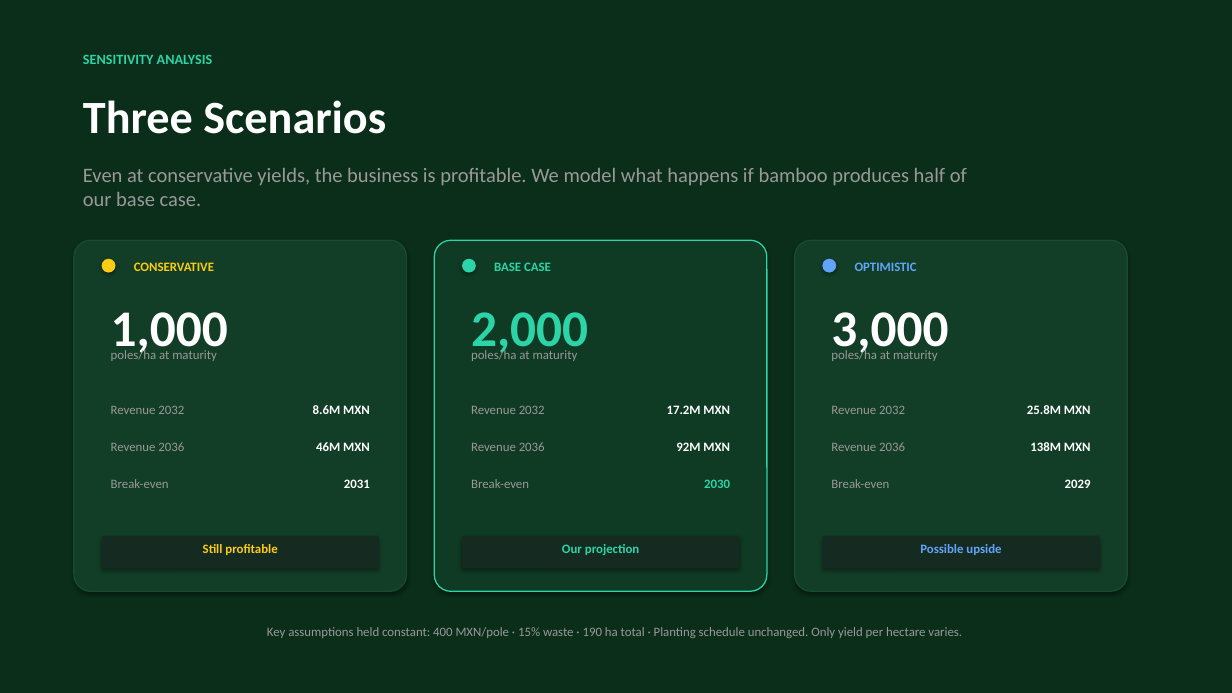
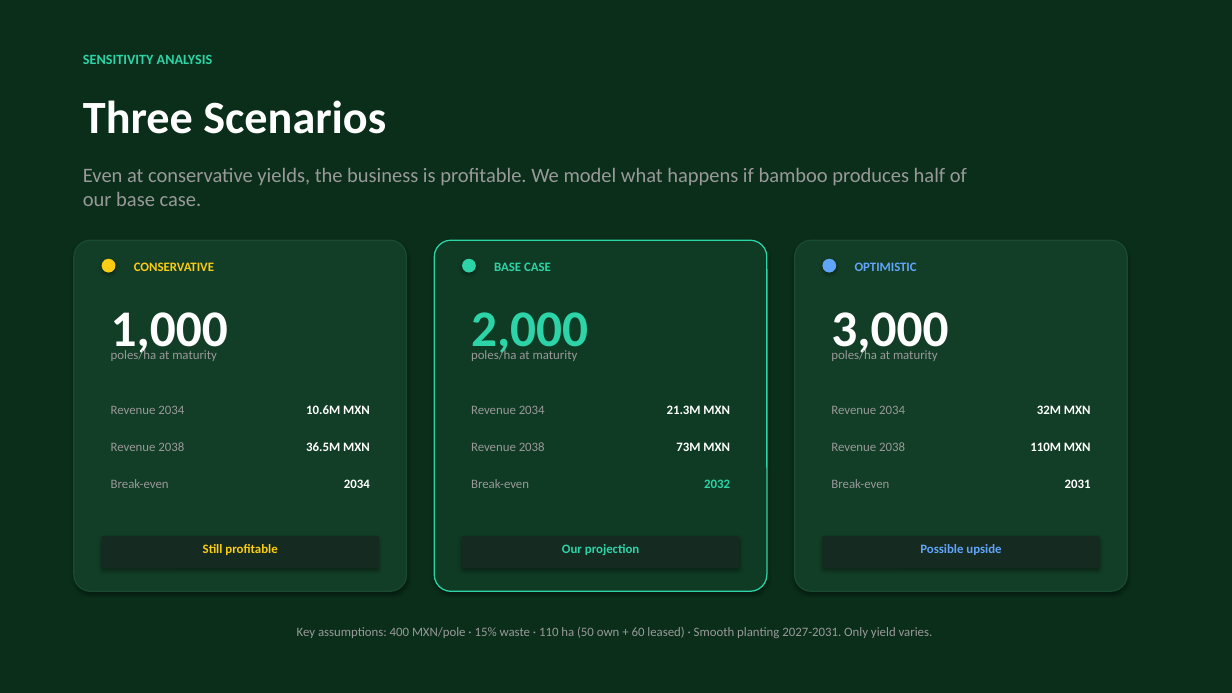
Before and after one commit to perezofir83/pacifico-bambu, a slide deck: slide 13 of Pacifico_Bambu_Pitch_Deck_v3.pptx (slide 12 before the commit). Drawn at 1232x693 pixels with LibreOffice and Linux fonts; fonts in the diff are those of the drawing. Boxes give left, top, right and bottom in pixels: in the first picture for what was removed or moved away, otherwise in the second. Text is boxed around its words. In the diff, an @@ line names an element or a change of style, - is before the commit and + after.

```diff
--- a/Pacifico_Bambu_Pitch_Deck_v3.pptx
+++ b/Pacifico_Bambu_Pitch_Deck_v3.pptx
@@ text at (111,406,184,414): text changed @@
-Revenue 2032
+Revenue 2034
@@ text at (306,405,370,414): text changed @@
-8.6M MXN
+10.6M MXN
@@ text at (471,406,545,414): text changed @@
-Revenue 2032
+Revenue 2034
@@ text at (667,405,730,414): text changed @@
-17.2M MXN
+21.3M MXN
@@ text at (831,406,905,414): text changed @@
-Revenue 2032
+Revenue 2034
@@ text at (1037,405,1091,414): text changed @@
-25.8M MXN
+32M MXN
@@ text at (306,442,370,451): text changed @@
-46M MXN
+36.5M MXN
@@ text at (831,442,905,451): text changed @@
-Revenue 2036
+Revenue 2038
@@ text at (1030,442,1091,451): text changed @@
-138M MXN
+110M MXN
@@ text at (344,479,370,488): text changed @@
-2031
+2034
@@ text at (704,479,730,488): text changed @@
-2030
+2032
@@ text at (1065,479,1091,488): text changed @@
-2029
+2031
@@ text at (297,627,933,638): text changed @@
-Key assumptions held constant: 400 MXN/pole · 15% waste · 190 ha total · Planting schedule unchanged. Only yield per hectare varies.
+Key assumptions: 400 MXN/pole · 15% waste · 110 ha (50 own + 60 leased) · Smooth planting 2027-2031. Only yield varies.
```
Also in this commit, not shown: 6 other slides changed, 2 slides added, 1 slide removed, 3 other files.
